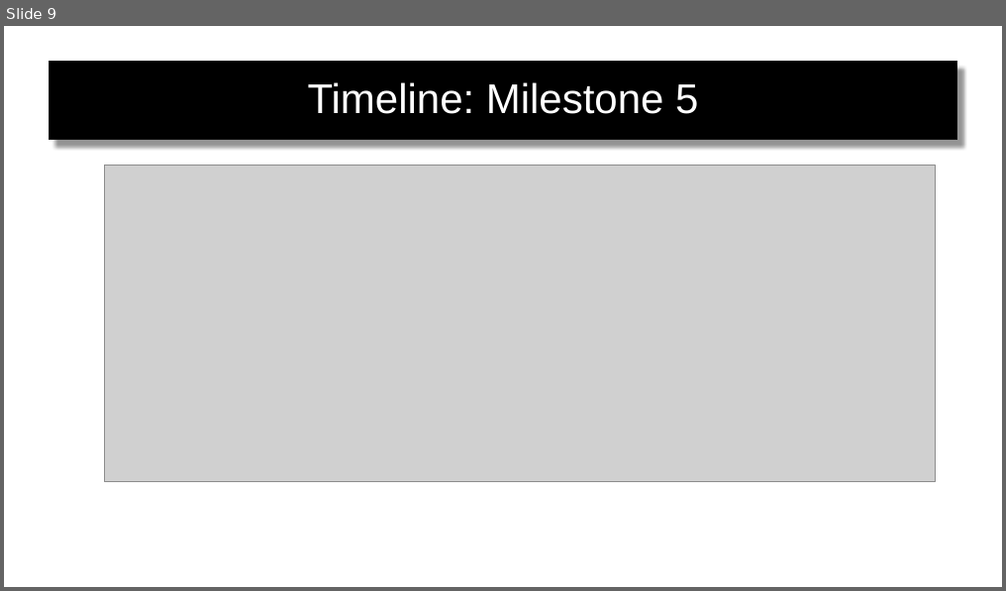
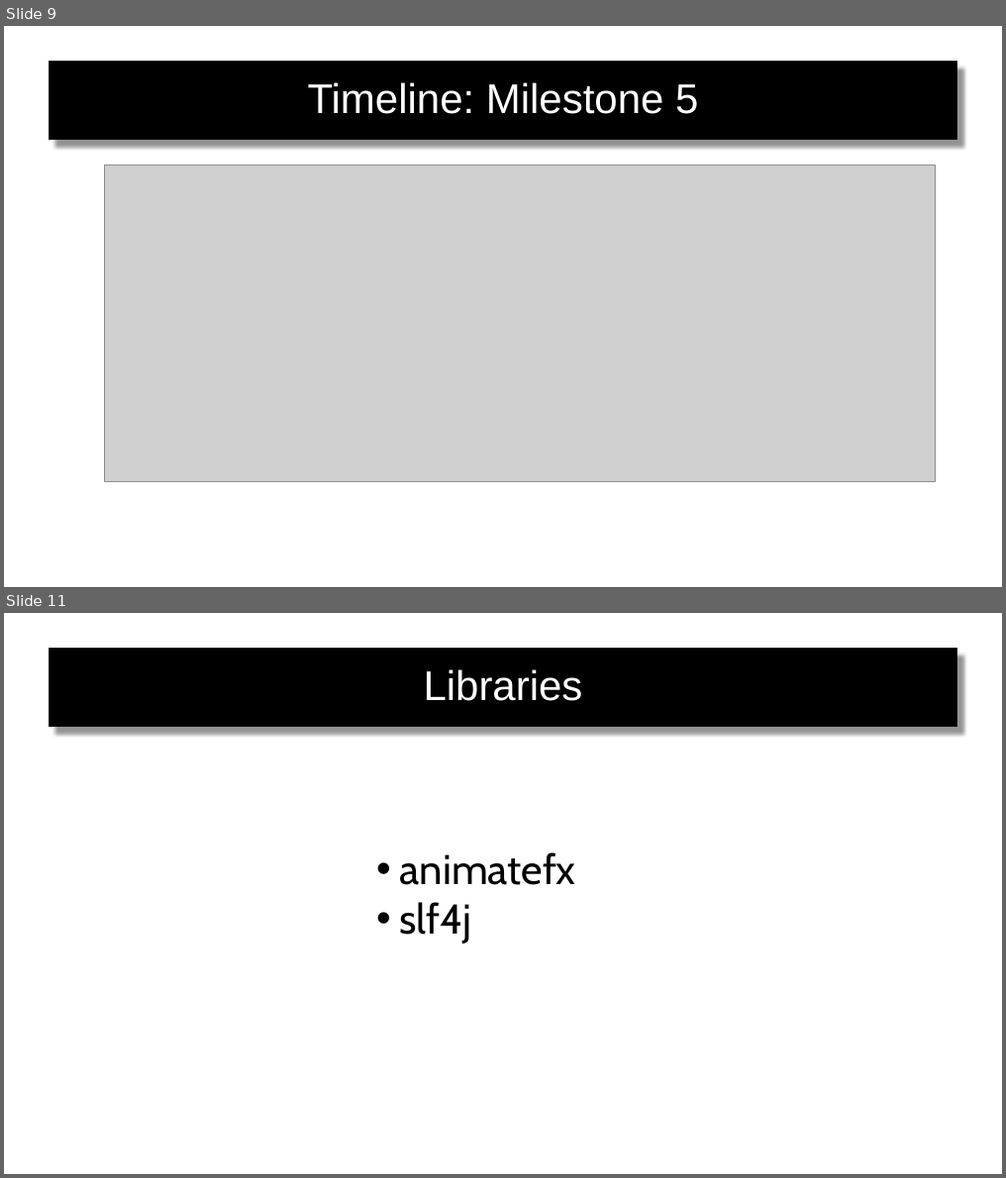
Before and after one commit to verifizieren/iGOAT, a slide deck: Presentation/Gruppe10(Präsentation2) .pptx. Shown one above the other, each under a label of ours: slide 9 before the commit, slides 9 and 11 after it; the slides between them are not shown. The pictures are 1006x591 and 1006x1178 pixels, drawn with LibreOffice and Linux fonts; fonts in the diff are those of the drawing; grey boxes stand for pictures; background and template pictures are left out. Boxes give left, top, right and bottom in pixels: in the first picture for what was removed or moved away, otherwise in the second. Text is boxed around its words. In the diff, an @@ line names an element or a change of style, - is before the commit and + after.

```diff
--- a/Presentation/Gruppe10(Präsentation2) .pptx
+++ b/Presentation/Gruppe10(Präsentation2) .pptx
@@ slide 11 added at [4, 613, 1002, 1174], background #FFFFFF @@
@@ rectangle added at [50, 649, 957, 726], fill #000000, outline #0D0D0D 0.75 pt, 40 pt, text #FFFFFF @@
+Libraries
@@ text added at [400, 853, 576, 944], 40 pt, text #000000 @@
+• animatefx
+• slf4j
```
Also in this commit, not shown: 5 other slides added, 1 other file.
